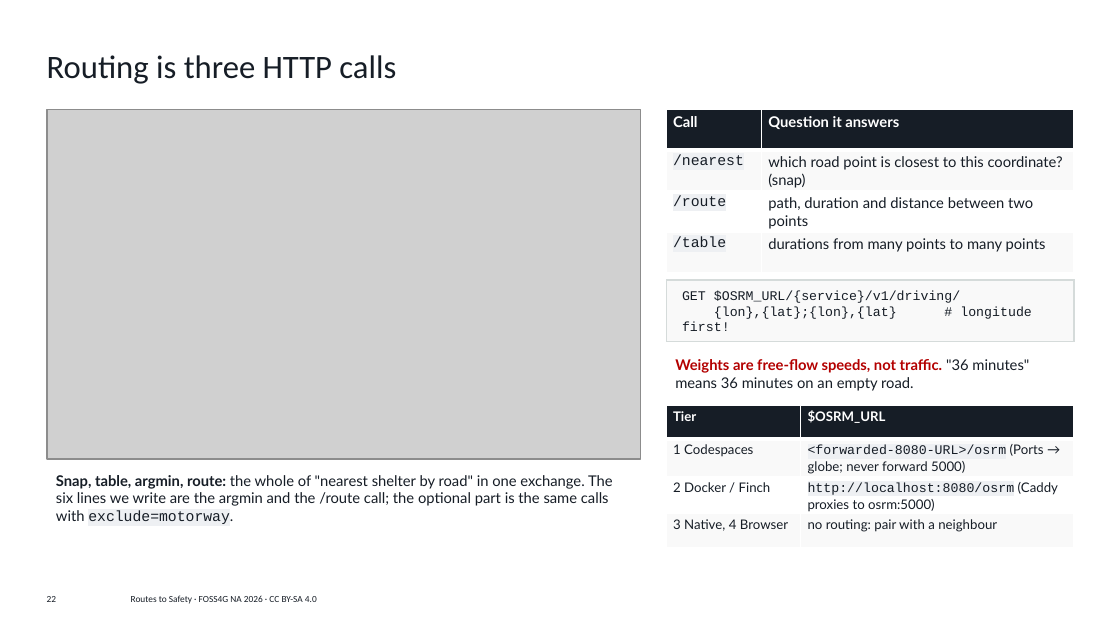
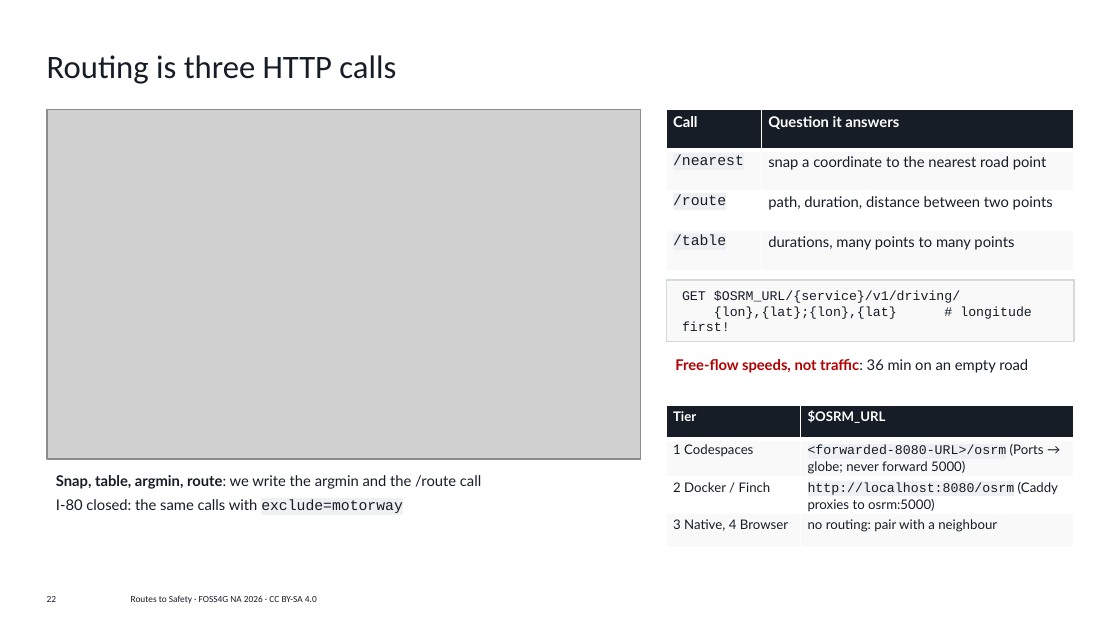
Before and after one commit to vishal4c/routes-to-safety-workshop, a slide deck: slide 22 of deck/Routes-to-Safety-FOSS4G-NA-2026.pptx. Drawn at 1120x630 pixels with LibreOffice and Linux fonts; fonts in the diff are those of the drawing; grey boxes stand for pictures; background and template pictures are left out. Boxes give left, top, right and bottom in pixels: in the first picture for what was removed or moved away, otherwise in the second. Text is boxed around its words. In the diff, an @@ line names an element or a change of style, - is before the commit and + after.

```diff
--- a/deck/Routes-to-Safety-FOSS4G-NA-2026.pptx
+++ b/deck/Routes-to-Safety-FOSS4G-NA-2026.pptx
@@ table at (666,110,1074,271) @@
-row 2, column 2: which road point is closest to this coordinate? (snap)
+row 2, column 2: snap a coordinate to the nearest road point
-row 3, column 2: path, duration and distance between two points
+row 3, column 2: path, duration, distance between two points
-row 4, column 2: durations from many points to many points
+row 4, column 2: durations, many points to many points
@@ text at (675,359,1028,373): text changed; text colour #161D26 to #B30000; bold on @@
-Weights are free-flow speeds, not traffic. "36 minutes" means 36 minutes on an empty road.
+Free-flow speeds, not traffic: 36 min on an empty road
@@ text at (56,475,481,513): text changed @@
-Snap, table, argmin, route: the whole of "nearest shelter by road" in one exchange. The six lines we write are the argmin and the /route call; the optional part is the same calls with exclude=motorway.
+Snap, table, argmin, route: we write the argmin and the /route call
+I-80 closed: the same calls with exclude=motorway
```
Also in this commit, not shown: 21 other slides changed, 1 other file.
